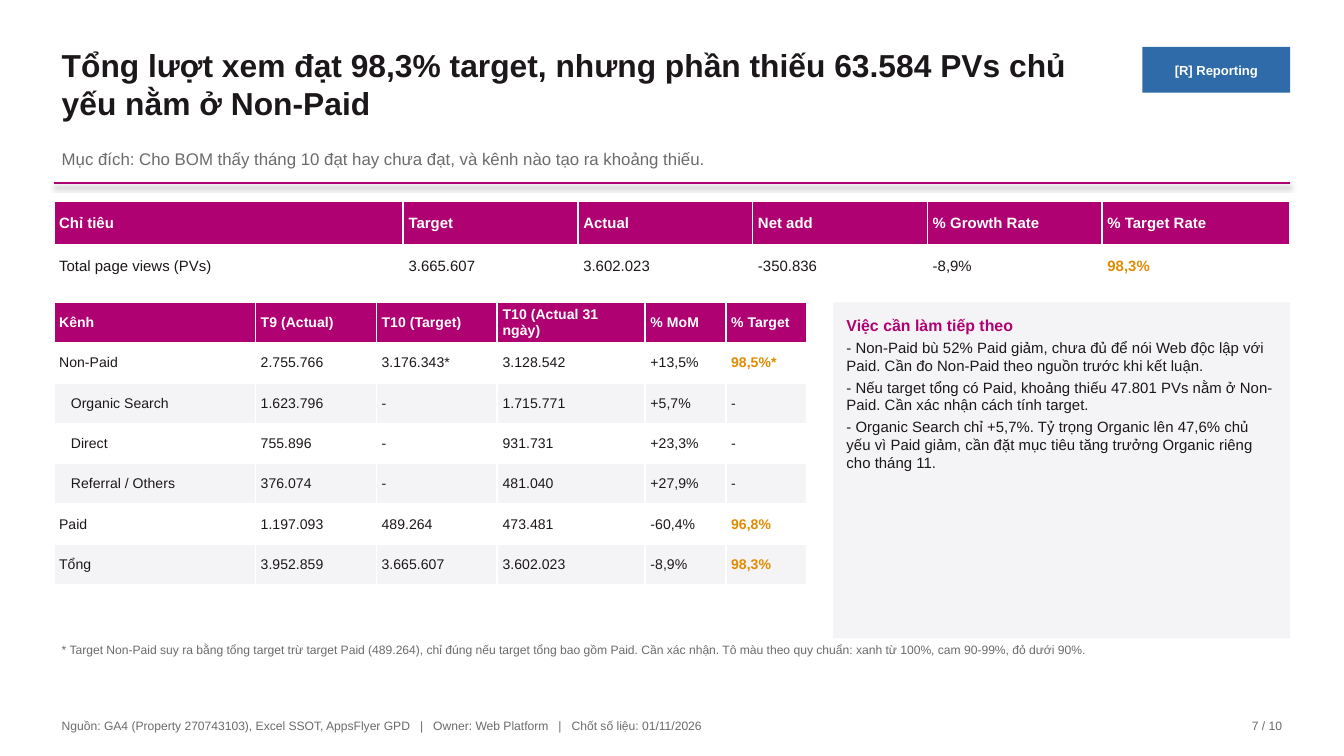
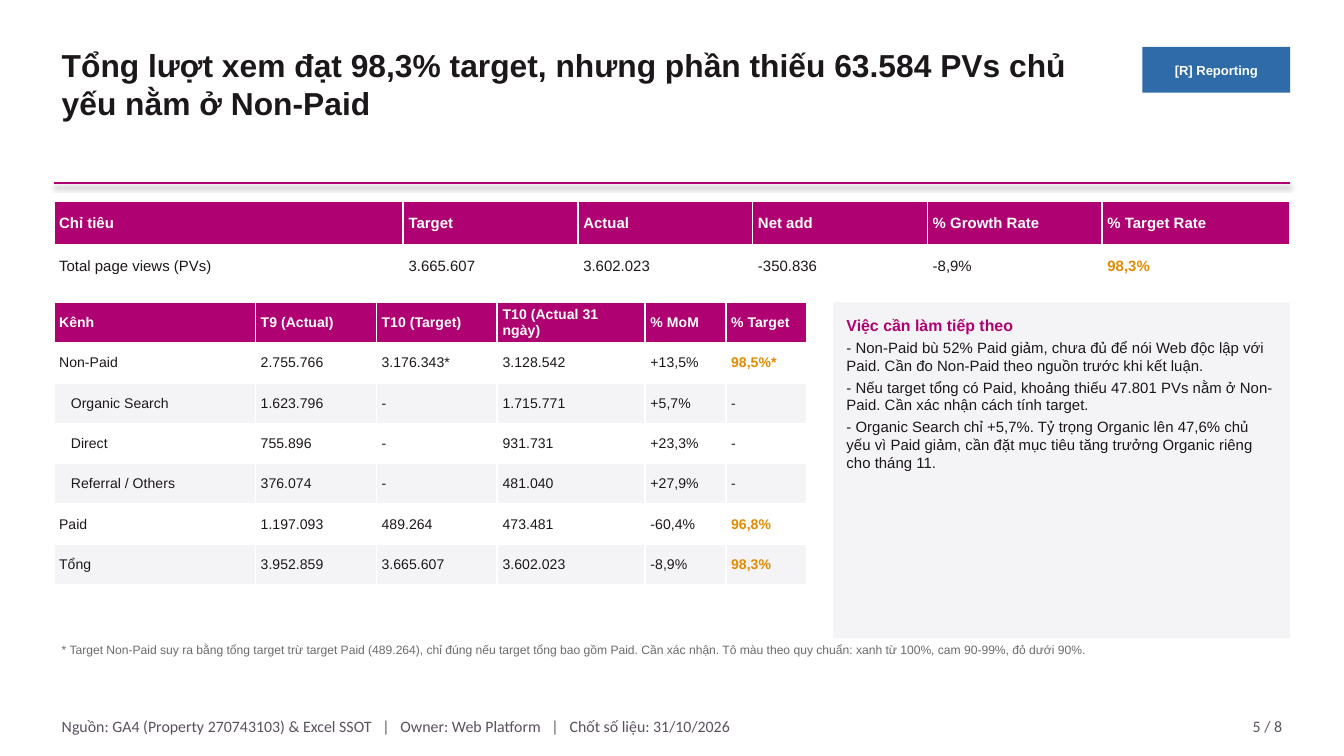
Before and after one commit to stormhoang/hienho-knowledgebase, a slide deck: slide 5 of 07_REPORTS/docs/presentations/Web_Platform_Thang_10_2026_Pyramid.pptx (slide 7 before the commit). Drawn at 1344x756 pixels with LibreOffice and Linux fonts; fonts in the diff are those of the drawing. Boxes give left, top, right and bottom in pixels: in the first picture for what was removed or moved away, otherwise in the second. Text is boxed around its words. In the diff, an @@ line names an element or a change of style, - is before the commit and + after.

Commit message:
fix(report): remove template meta sentences, remove AppsFlyer from footer, clean discussion and hub slides

```diff
--- a/07_REPORTS/docs/presentations/Web_Platform_Thang_10_2026_Pyramid.pptx
+++ b/07_REPORTS/docs/presentations/Web_Platform_Thang_10_2026_Pyramid.pptx
@@ text removed at [62,152,704,169] @@
-Mục đích: Cho BOM thấy tháng 10 đạt hay chưa đạt, và kênh nào tạo ra khoảng thiếu.
@@ text at [62,720,730,735]: text changed; size 6.5 to 8.5 pt; font Arial to Calibri; text colour #6B6B6B to #5C5060 @@
-Nguồn: GA4 (Property 270743103), Excel SSOT, AppsFlyer GPD | Owner: Web Platform | Chốt số liệu: 01/11/2026
+Nguồn: GA4 (Property 270743103) & Excel SSOT | Owner: Web Platform | Chốt số liệu: 31/10/2026
@@ text at [1253,721,1282,732]: text changed; size 6.5 to 8.5 pt; font Arial to Calibri; text colour #6B6B6B to #5C5060 @@
-7 / 10
+5 / 8
```
Also in this commit, not shown: 7 other slides changed, 2 slides removed, 1 other file.
